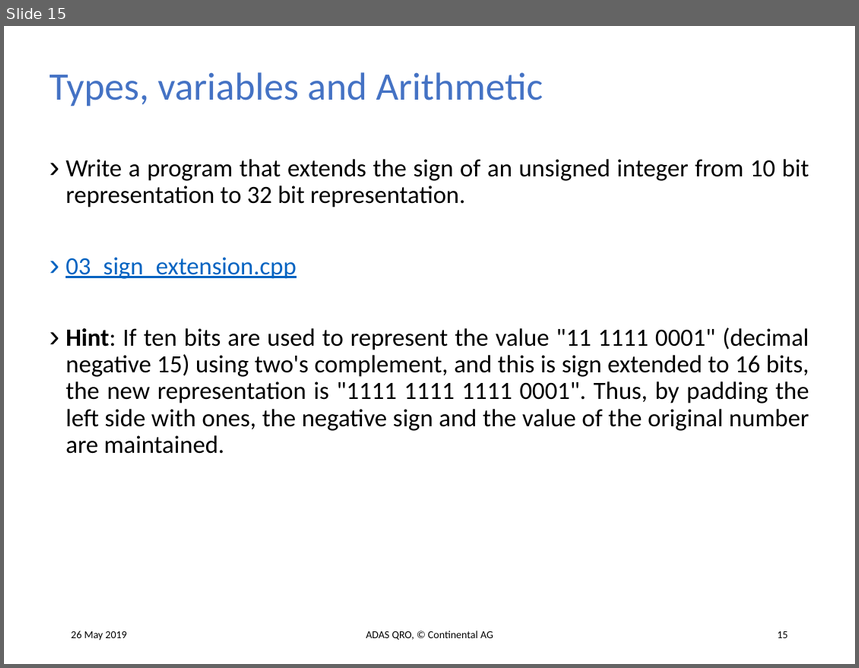
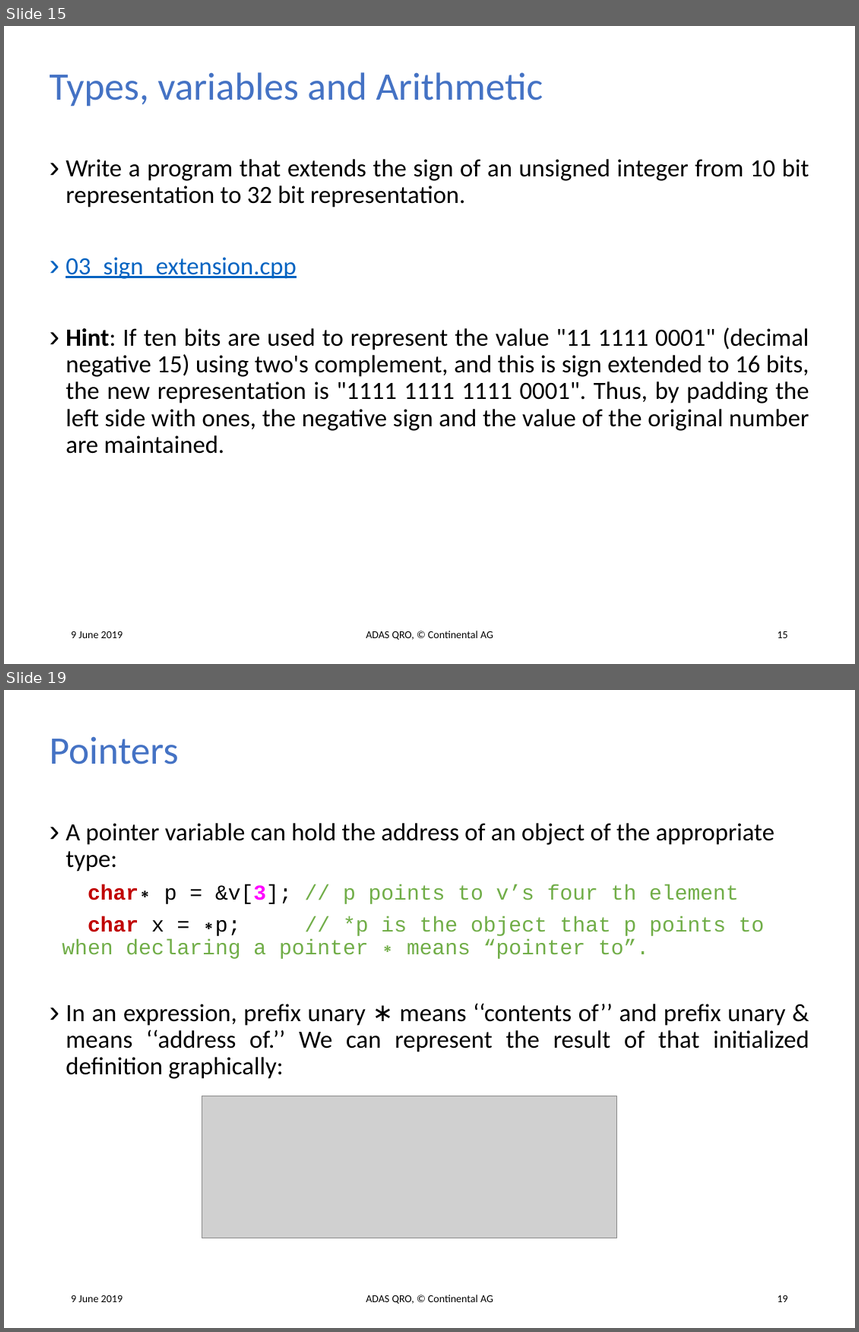
Before and after one commit to tehuano/cpp-basics, a slide deck: c++.pptx. Shown one above the other, each under a label of ours: slide 15 before the commit, slides 15 and 19 after it; the slides between them are not shown. The pictures are 859x668 and 859x1332 pixels, drawn with LibreOffice and Linux fonts; fonts in the diff are those of the drawing; grey boxes stand for pictures. Boxes give left, top, right and bottom in pixels: in the first picture for what was removed or moved away, otherwise in the second. Text is boxed around its words. In the diff, an @@ line names an element or a change of style, - is before the commit and + after.

Commit message:
Session 06/10/2019 continental till classes

```diff
--- a/c++.pptx
+++ b/c++.pptx
@@ slide 19 added at (4, 690, 855, 1328), background #FFFFFF @@
@@ title added at (50, 736, 179, 764), 33 pt, text #4472C4 @@
+Pointers
@@ text added at (62, 823, 810, 1079), 21 pt, text #000000 @@
+› A pointer variable can hold the address of an object of the appropriate type:
+char∗ p = &v[3]; // p points to v’s four th element
+char x = ∗p; // *p is the object that p points to when declaring a pointer ∗ means “pointer to”.
+› In an expression, prefix unary ∗ means ‘‘contents of’’ and prefix unary & means ‘‘address of.’’ We can represent the result of that initialized definition graphically:
@@ picture added at (202, 1096, 617, 1238) @@
@@ text added at (71, 1296, 123, 1303), 9 pt, text #000000 @@
+9 June 2019
@@ text added at (366, 1295, 493, 1304), 9 pt, text #000000 @@
+ADAS QRO, © Continental AG
@@ page number added at (778, 1296, 788, 1303), 9 pt, text #000000 @@
+19
@@ slide 15 changed as well @@
@@ text at (71, 632, 123, 639): text changed @@
-26 May 2019
+9 June 2019
```
Also in this commit, not shown: 15 other slides changed, 10 other slides added, 4 other files.
